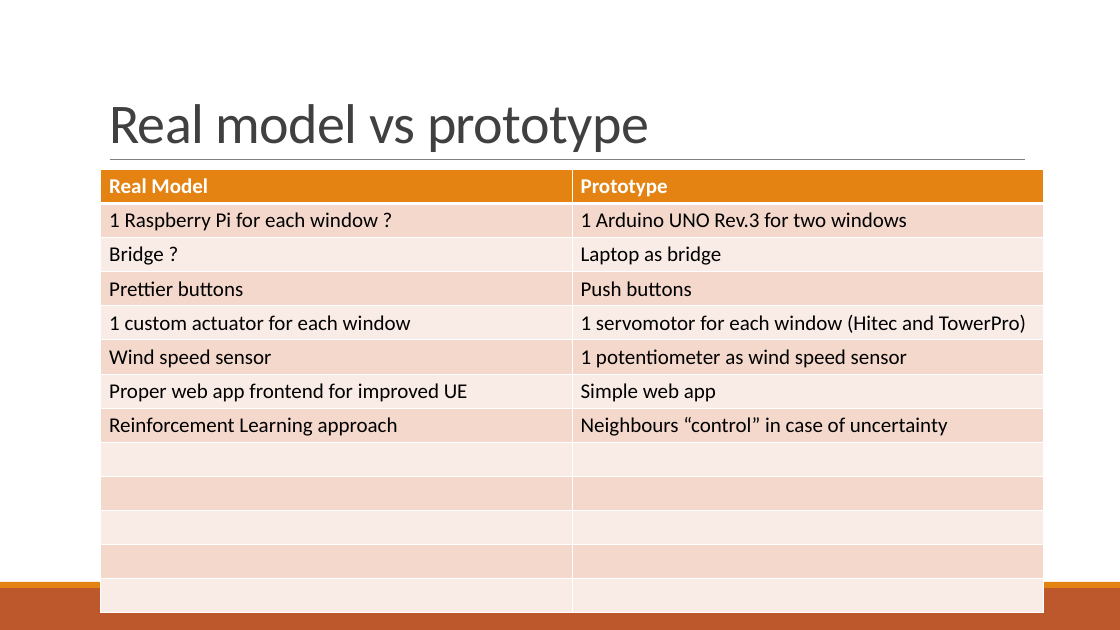
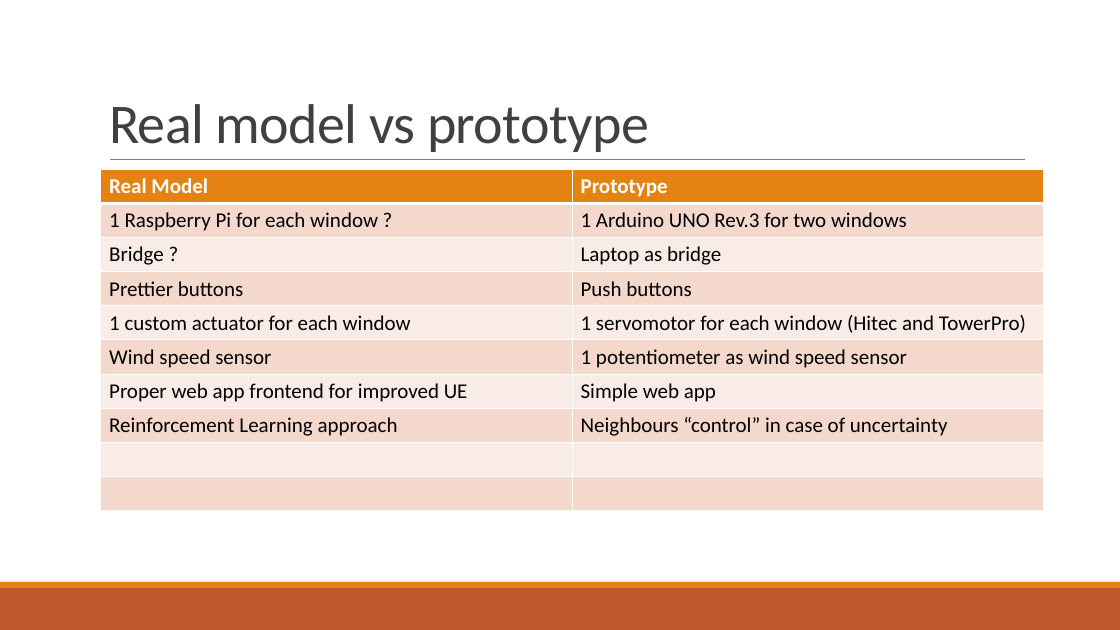
Before and after one commit to francescobaraldi/smart-neighborhood, a slide deck: slide 9 of Smart Neighborhood.pptx. Drawn at 1120x630 pixels with LibreOffice and Linux fonts; fonts in the diff are those of the drawing. Boxes give left, top, right and bottom in pixels: in the first picture for what was removed or moved away, otherwise in the second. Text is boxed around its words. In the diff, an @@ line names an element or a change of style, - is before the commit and + after.

```diff
--- a/Smart Neighborhood.pptx
+++ b/Smart Neighborhood.pptx
@@ table at [101,170,1044,506] @@
-row 11:  | 
-row 12:  | 
-row 13:  | 
```
Also in this commit, not shown: 6 other slides changed, 14 slides added, 1 slide removed.
